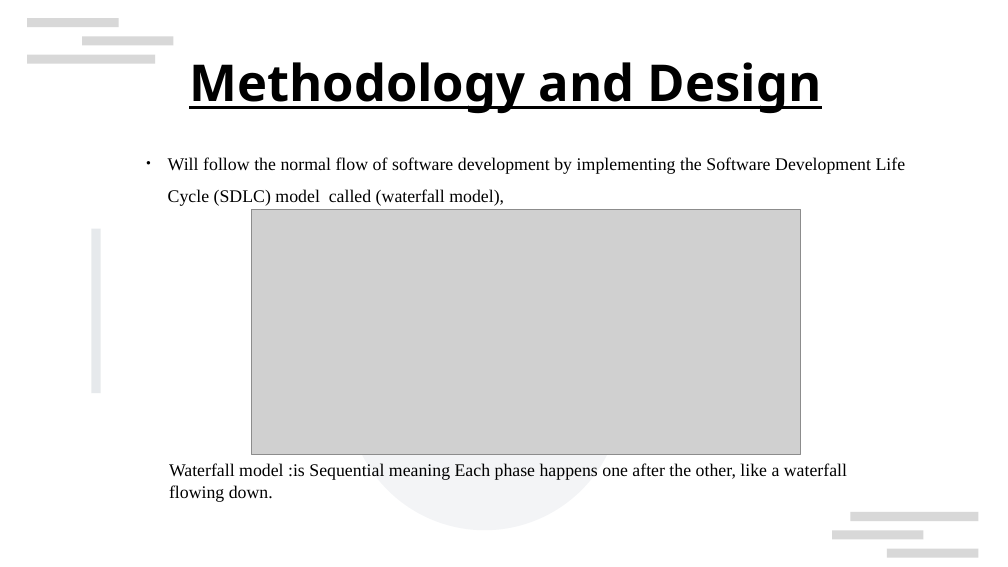
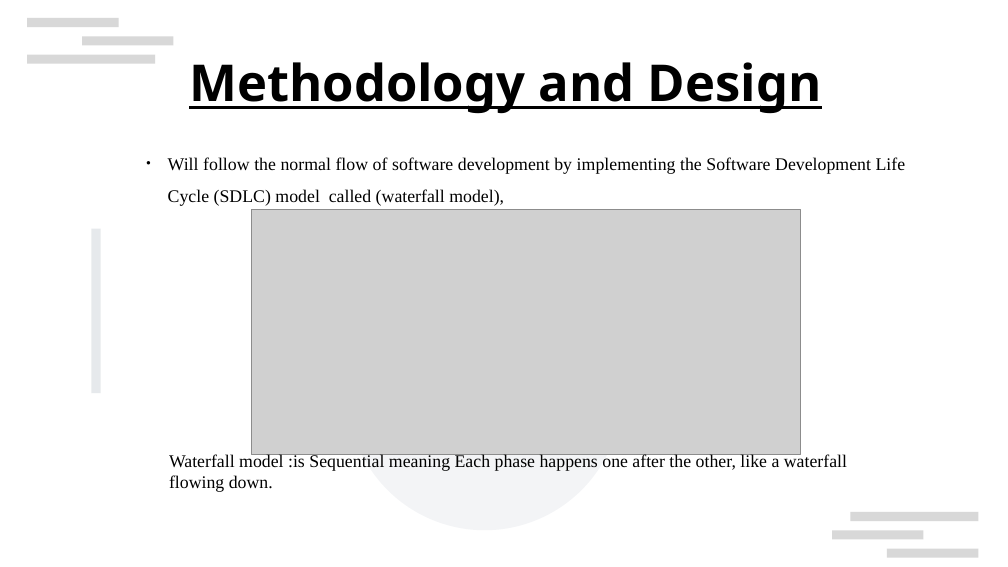
Before and after one commit to Chilanzi-thirt33n/PROJECT-BALANCE, a slide deck: slide 12 of Documentation v0.1/OPEN SOURCE MEAL PLANNER.odp. Drawn at 1008x567 pixels with LibreOffice and Linux fonts; fonts in the diff are those of the drawing; grey boxes stand for pictures; background and template pictures are left out. Boxes give left, top, right and bottom in pixels: in the first picture for what was removed or moved away, otherwise in the second. Text is boxed around its words. In the diff, an @@ line names an element or a change of style, - is before the commit and + after.

```diff
--- a/Documentation v0.1/OPEN SOURCE MEAL PLANNER.odp
+++ b/Documentation v0.1/OPEN SOURCE MEAL PLANNER.odp
@@ text "Waterfall model :is Sequential meaning ...": place and size @@
-text "Waterfall model :is Sequential meaning ..." at (169,463,847,502)
+text "Waterfall model :is Sequential meaning ..." at (169,454,847,492)
```
Also in this commit, not shown: 1 other slide changed, 1 slide added, 1 slide removed, 1 other file.
